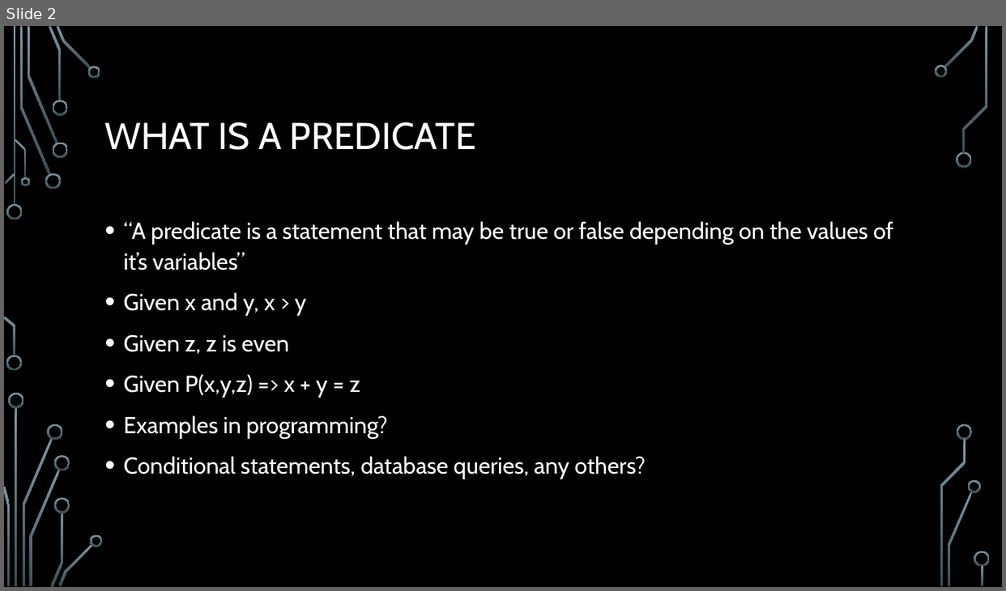
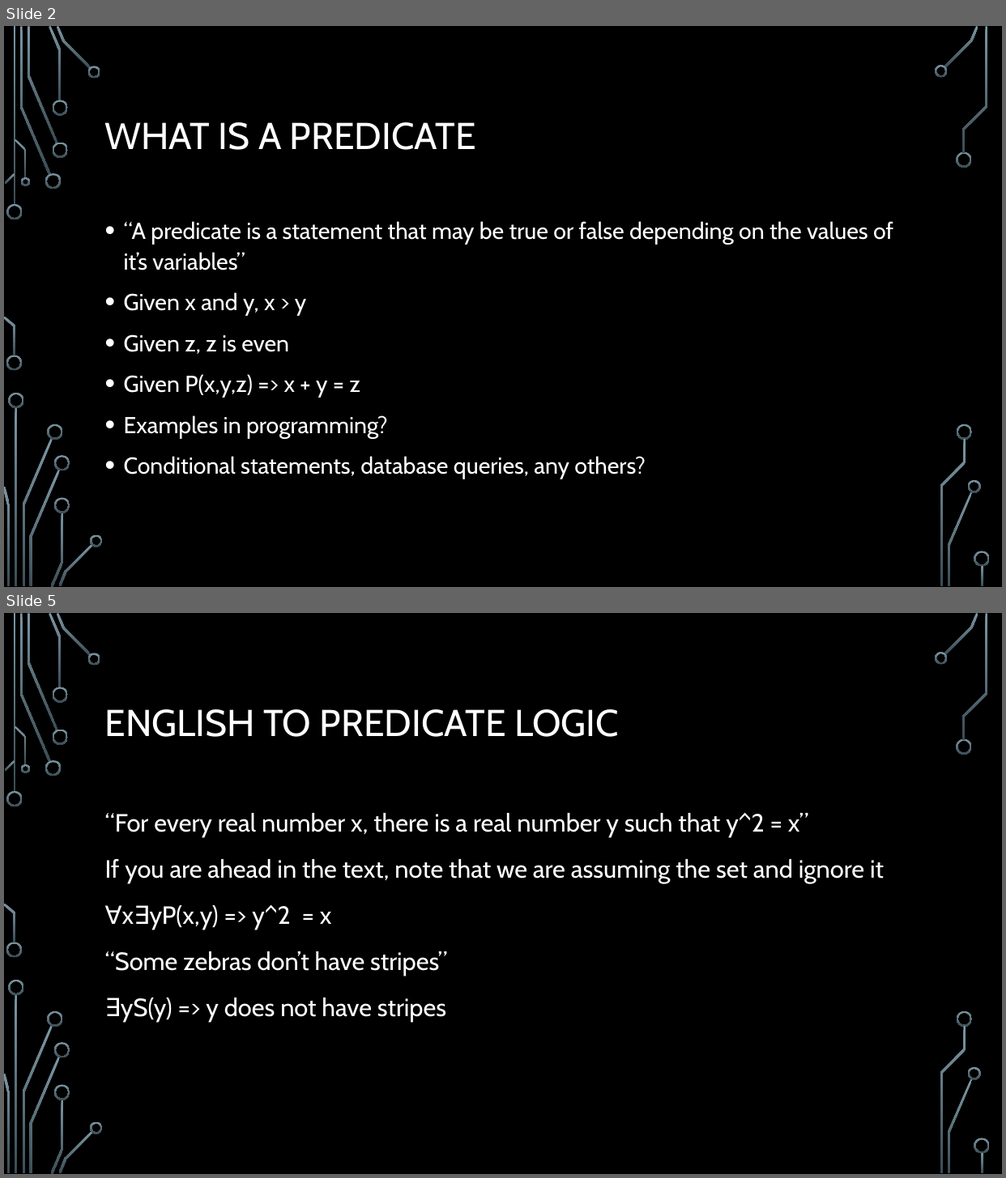
Before and after one commit to jameswilson281/CIS7---Discrete-Structures, a slide deck: Lectures/Lecture 4 - 20170911 Predicate Logic and Quantifiers.pptx. Shown one above the other, each under a label of ours: slide 2 before the commit, slides 2 and 5 after it; the slides between them are not shown. The pictures are 1006x591 and 1006x1178 pixels, drawn with LibreOffice and Linux fonts; fonts in the diff are those of the drawing; background and template pictures are left out. Boxes give left, top, right and bottom in pixels: in the first picture for what was removed or moved away, otherwise in the second. Text is boxed around its words. In the diff, an @@ line names an element or a change of style, - is before the commit and + after.

```diff
--- a/Lectures/Lecture 4 - 20170911 Predicate Logic and Quantifiers.pptx
+++ b/Lectures/Lecture 4 - 20170911 Predicate Logic and Quantifiers.pptx
@@ slide 5 added at (x1=4, y1=613, x2=1002, y2=1174), background picture (left out); not listed: 36 template elements that a slide beside it also shows @@
@@ title added at (x1=105, y1=709, x2=619, y2=737), 36 pt, text #FFFFFF @@
+ENGLISH TO PREDICATE LOGIC
@@ text added at (x1=105, y1=813, x2=884, y2=1022), 24 pt, text #FFFFFF @@
+“For every real number x, there is a real number y such that y^2 = x”
+If you are ahead in the text, note that we are assuming the set and ignore it
+∀x∃yP(x,y) => y^2 = x
+“Some zebras don’t have stripes”
+∃yS(y) => y does not have stripes
```
Also in this commit, not shown: 4 other slides added, 4 other files.
